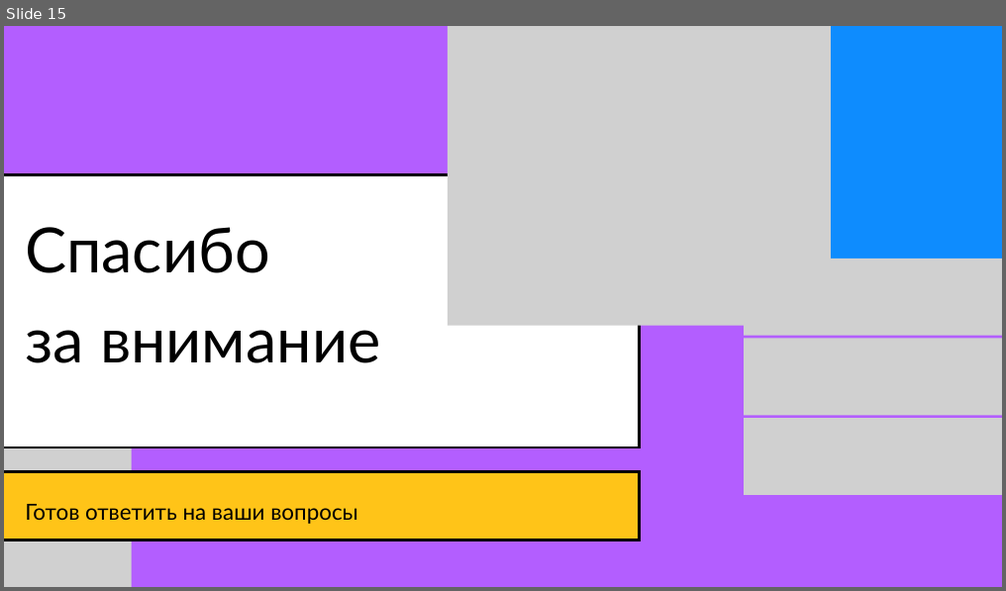
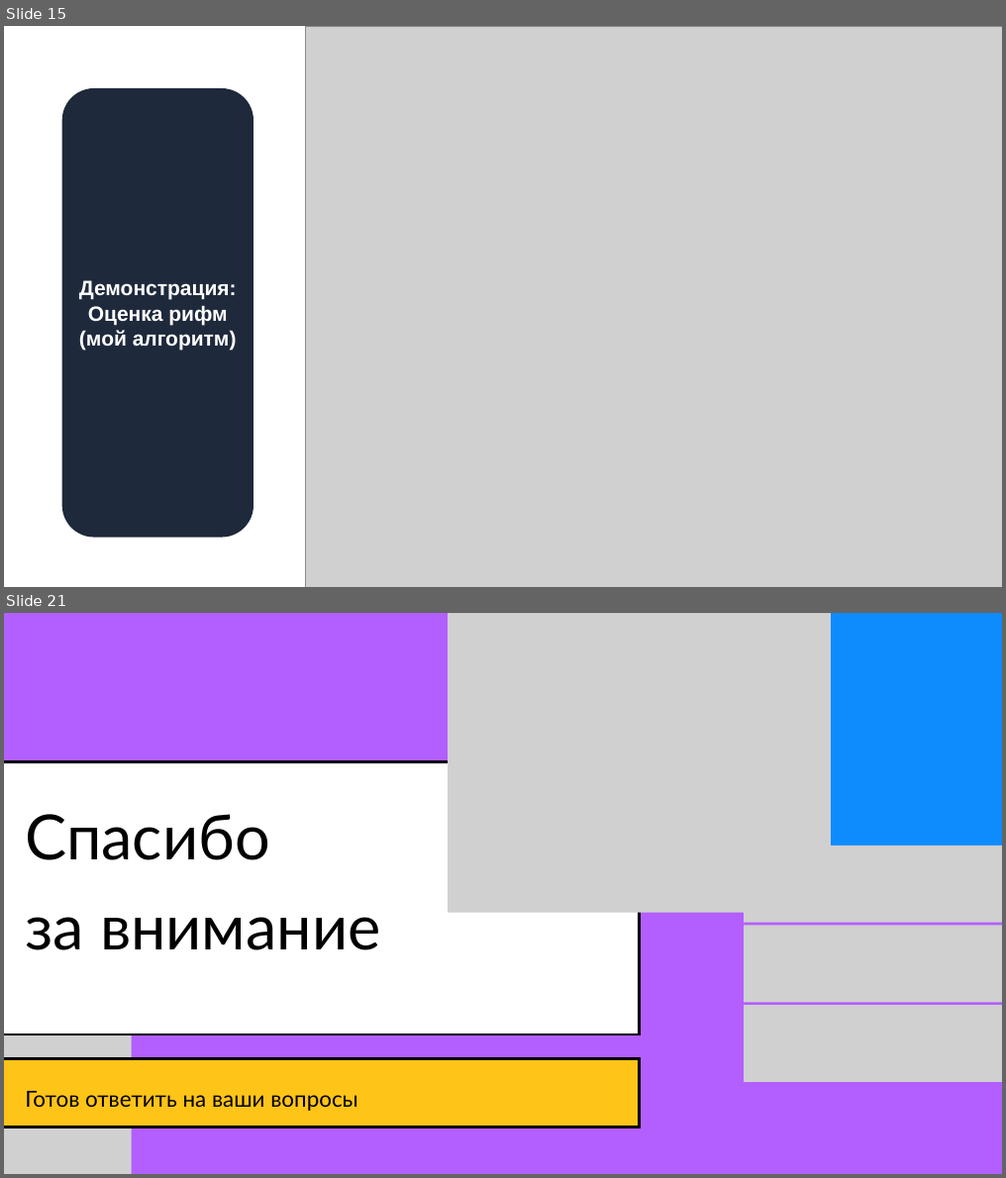
Before and after one commit to safosaffers/RussianRhymeAnalyzer, a slide deck: docs/presentation/Rhymer_presentation_final.pptx. Shown one above the other, each under a label of ours: slide 15 before the commit, slides 15 and 21 after it; the slides between them are not shown. The pictures are 1006x591 and 1006x1178 pixels, drawn with LibreOffice and Linux fonts; fonts in the diff are those of the drawing; grey boxes stand for pictures. Boxes give left, top, right and bottom in pixels: in the first picture for what was removed or moved away, otherwise in the second. Text is boxed around its words. In the diff, an @@ line names an element or a change of style, - is before the commit and + after.

```diff
--- a/docs/presentation/Rhymer_presentation_final.pptx
+++ b/docs/presentation/Rhymer_presentation_final.pptx
@@ slide 15 added at <box>4,26,1002,587</box>, background #FFFFFF @@
@@ picture added at <box>305,26,1002,587</box> @@
@@ rounded rectangle added at <box>61,88,253,538</box>, fill #1E293B, 30 pt, text #FFFFFF, bold @@
+Демонстрация: Оценка рифм (мой алгоритм)
@@ what was slide 15 is now slide 21 @@
```
Also in this commit, not shown: 8 slides changed, 6 other slides added, 1 slide removed, 17 other files.
